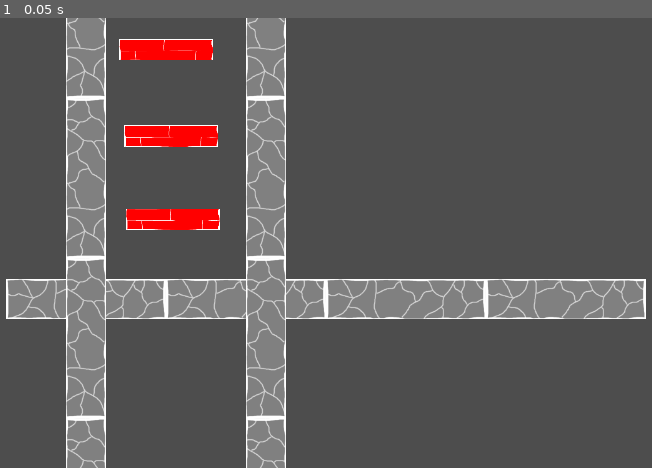
Above: before the commit, frame 1.
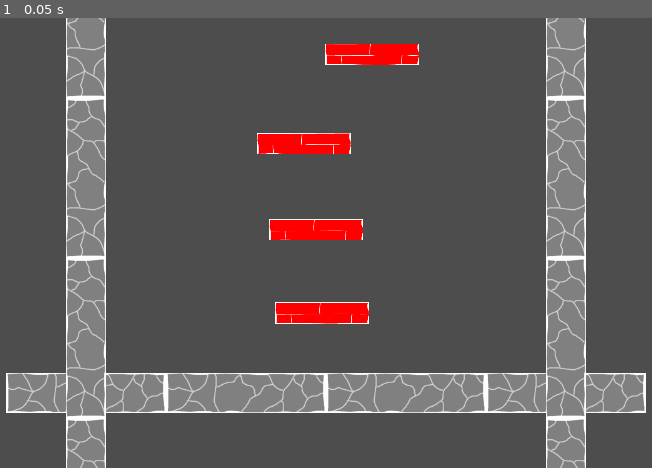
Above: after the commit, the same moment.

Repository: Phosphen/slide
Game: Godot game, scene res://LevelGen/main.tscn
The game is run twice, just before and just after one commit, with the same random seed, the same clock (stepped at 60 frames per second) and the same inputs. This scene is started directly instead of the project's main scene.
Inputs:
- Up to frame 1 (0.05 s): no input

The runs differ from the first frame. In frame 1, 30% of the frame differs, in the area x 0-100%, y 0-100%.

Commit message:
make generation viewport agnostic. If the screen size is used the result is always different on differnt screen sizes

Diff:
--- a/LevelGen/Main.gd
+++ b/LevelGen/Main.gd
@@ -14,7 +14,8 @@
 var wall_index
 
 func _ready():
-	screen_size = get_viewport().size
+#	screen_size = get_viewport().size
+	screen_size = Vector2(1280, 600)
 	screen_width = screen_size.x  # Adjust based on your game's resolution
 	last_platform_position = Vector2(screen_width * 0.5, screen_size.y)
 	wall_index = 0
